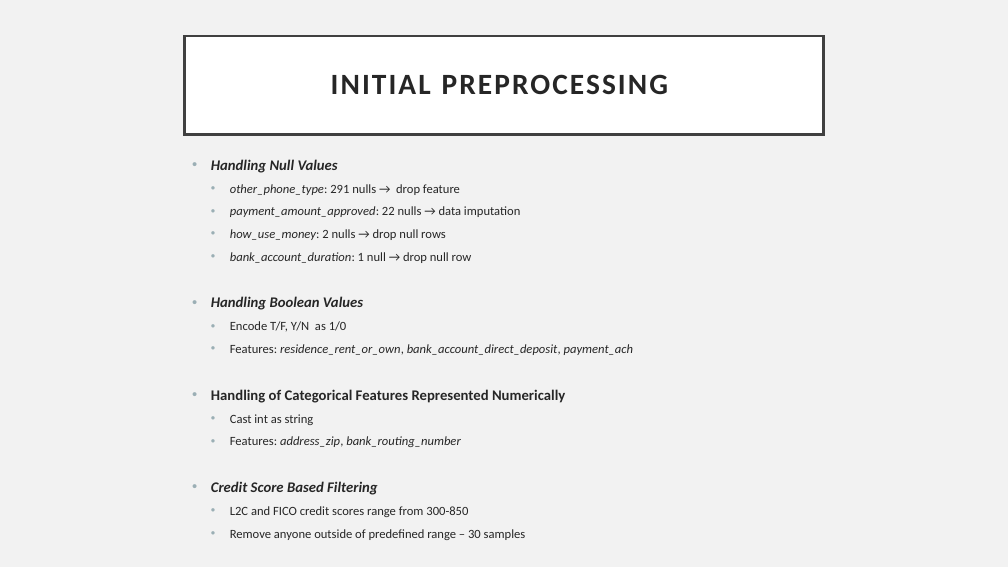
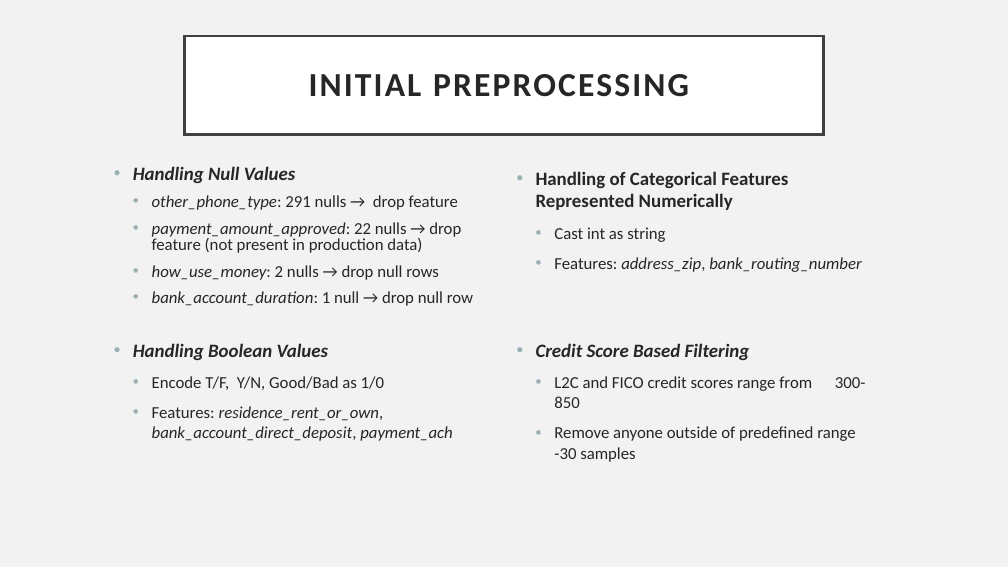
Before and after one commit to jaredandrews97/Sample-Project-BlastPoint, a slide deck: slide 5 of report/Blastpoint Presentation.pptx. Drawn at 1008x567 pixels with LibreOffice and Linux fonts; fonts in the diff are those of the drawing. Boxes give left, top, right and bottom in pixels: in the first picture for what was removed or moved away, otherwise in the second. Text is boxed around its words. In the diff, an @@ line names an element or a change of style, - is before the commit and + after.

```diff
--- a/report/Blastpoint Presentation.pptx
+++ b/report/Blastpoint Presentation.pptx
@@ title "INITIAL PREPROCESSING" at box(185, 36, 823, 135): size 28 to 32 pt @@
@@ text added at box(133, 166, 473, 306), 16 pt, text #262626 @@
+• Handling Null Values
+  • other_phone_type: 291 nulls → drop feature
+  • payment_amount_approved: 22 nulls → drop feature (not present in production data)
+  • how_use_money: 2 nulls → drop null rows
+  • bank_account_duration: 1 null → drop null row
@@ text removed at box(211, 159, 634, 540) @@
-• Handling Null Values
-  • other_phone_type: 291 nulls → drop feature
-  • payment_amount_approved: 22 nulls → data imputation
-  • how_use_money: 2 nulls → drop null rows
-  • bank_account_duration: 1 null → drop null row
-• Handling Boolean Values
-  • Encode T/F, Y/N as 1/0
-  • Features: residence_rent_or_own, bank_account_direct_deposit, payment_ach
-• Handling of Categorical Features Represented Numerically
-  • Cast int as string
-  • Features: address_zip, bank_routing_number
-• Credit Score Based Filtering
-  • L2C and FICO credit scores range from 300-850
-  • Remove anyone outside of predefined range – 30 samples
@@ text added at box(536, 171, 861, 272), 16 pt, text #262626 @@
+• Handling of Categorical Features Represented Numerically
+  • Cast int as string
+  • Features: address_zip, bank_routing_number
@@ text added at box(133, 343, 453, 441), 16 pt, text #262626, italic @@
+• Handling Boolean Values
+  • Encode T/F, Y/N, Good/Bad as 1/0
+  • Features: residence_rent_or_own, bank_account_direct_deposit, payment_ach
@@ text added at box(536, 343, 866, 462), 16 pt, text #262626 @@
+• Credit Score Based Filtering
+  • L2C and FICO credit scores range from 300-850
+  • Remove anyone outside of predefined range -30 samples
```
Also in this commit, not shown: 13 other slides changed, 4 slides added, 1 slide removed, 2 other files.
